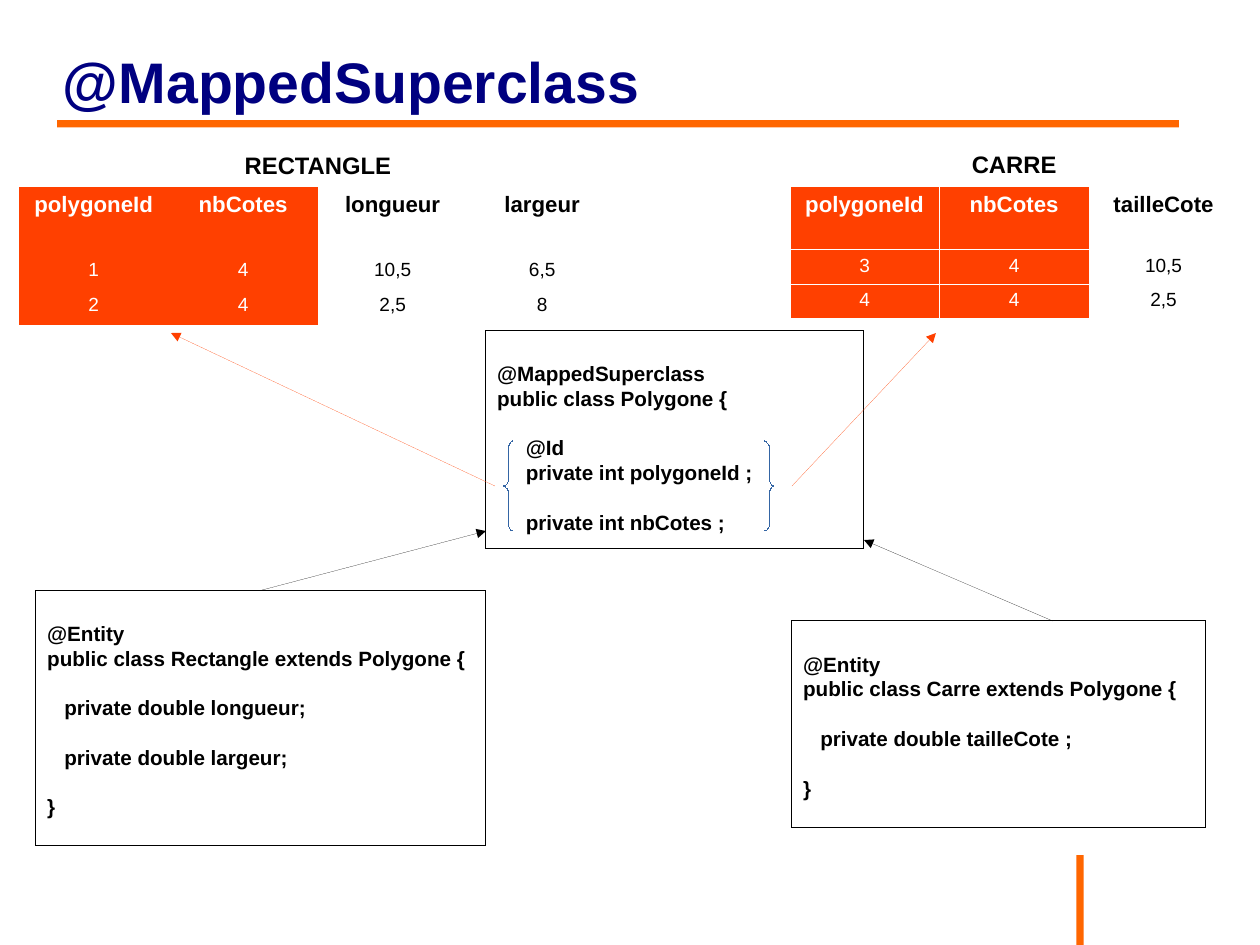
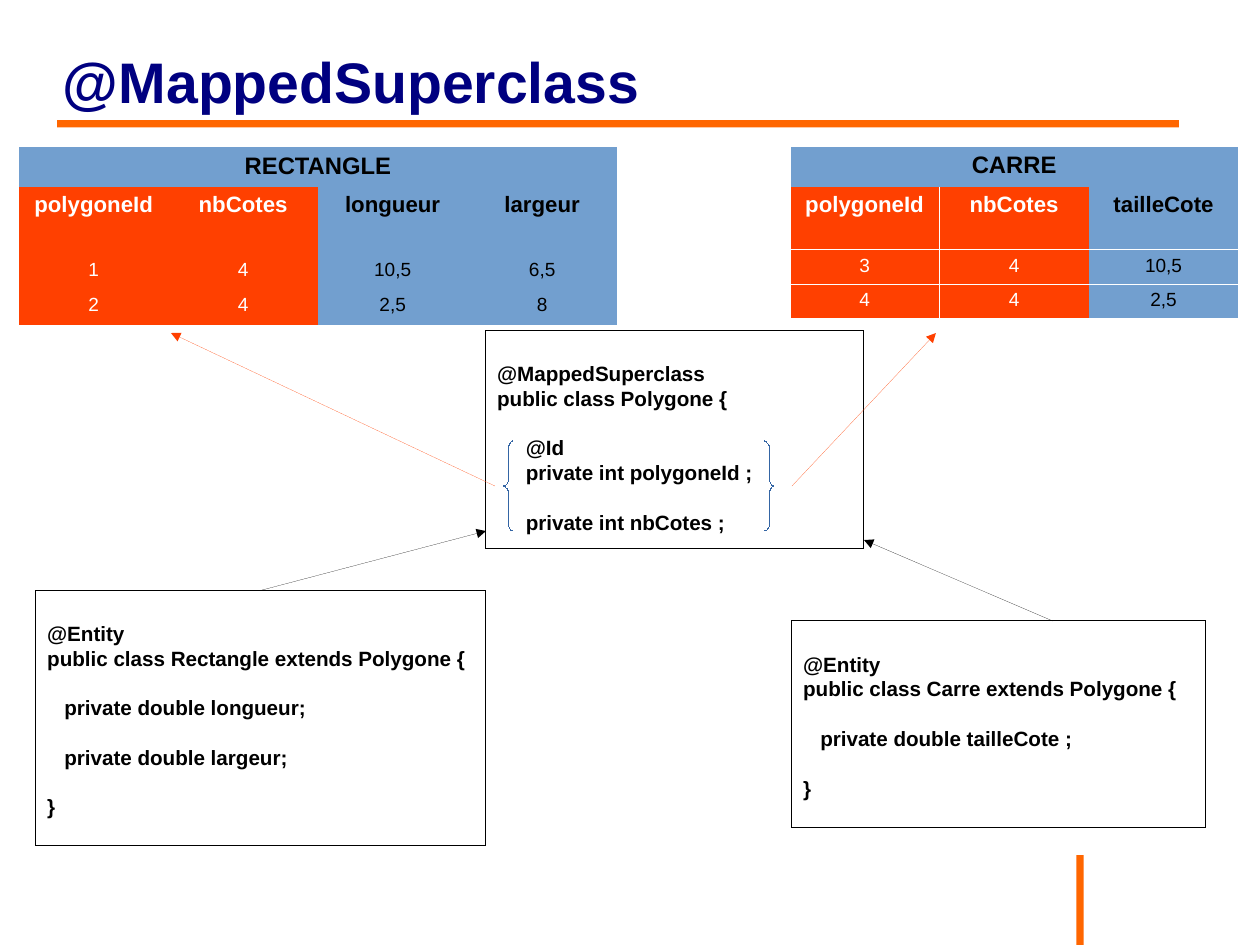
Before and after one commit to philphils/formation-hibernate-basique, a slide deck: slide 58 of Documentation/diapo_formation_hibernate.odp (slide 57 before the commit). Drawn at 1260x945 pixels with LibreOffice and Linux fonts; fonts in the diff are those of the drawing; background and template pictures are left out. Boxes give left, top, right and bottom in pixels: in the first picture for what was removed or moved away, otherwise in the second. Text is boxed around its words. In the diff, an @@ line names an element or a change of style, - is before the commit and + after.

```diff
--- a/Documentation/diapo_formation_hibernate.odp
+++ b/Documentation/diapo_formation_hibernate.odp
@@ table at (19, 147, 619, 318) @@
@@ fill none to #729FCF in 7 cells @@
@@ table at (790, 146, 1239, 316) @@
@@ fill none to #729FCF in 4 cells @@
```
Also in this commit, not shown: 26 other slides changed, 2 slides added, 1 slide removed.
